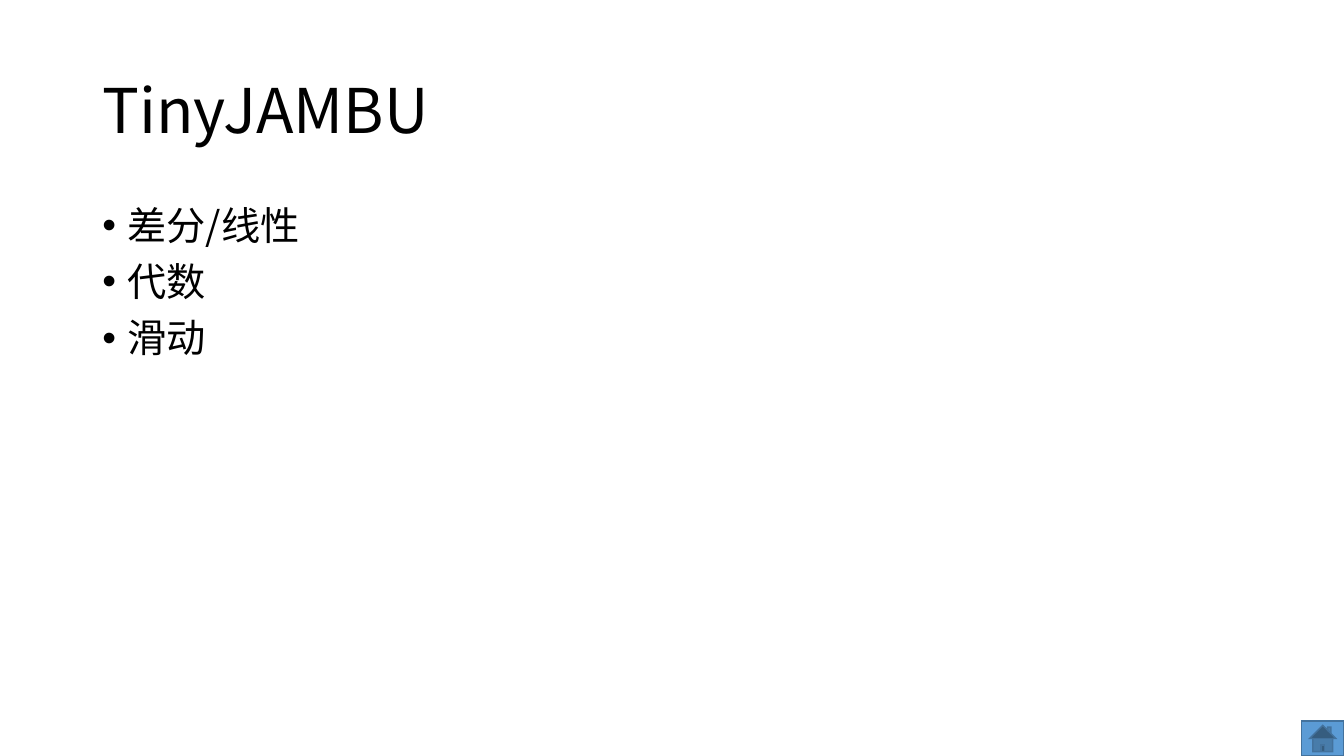
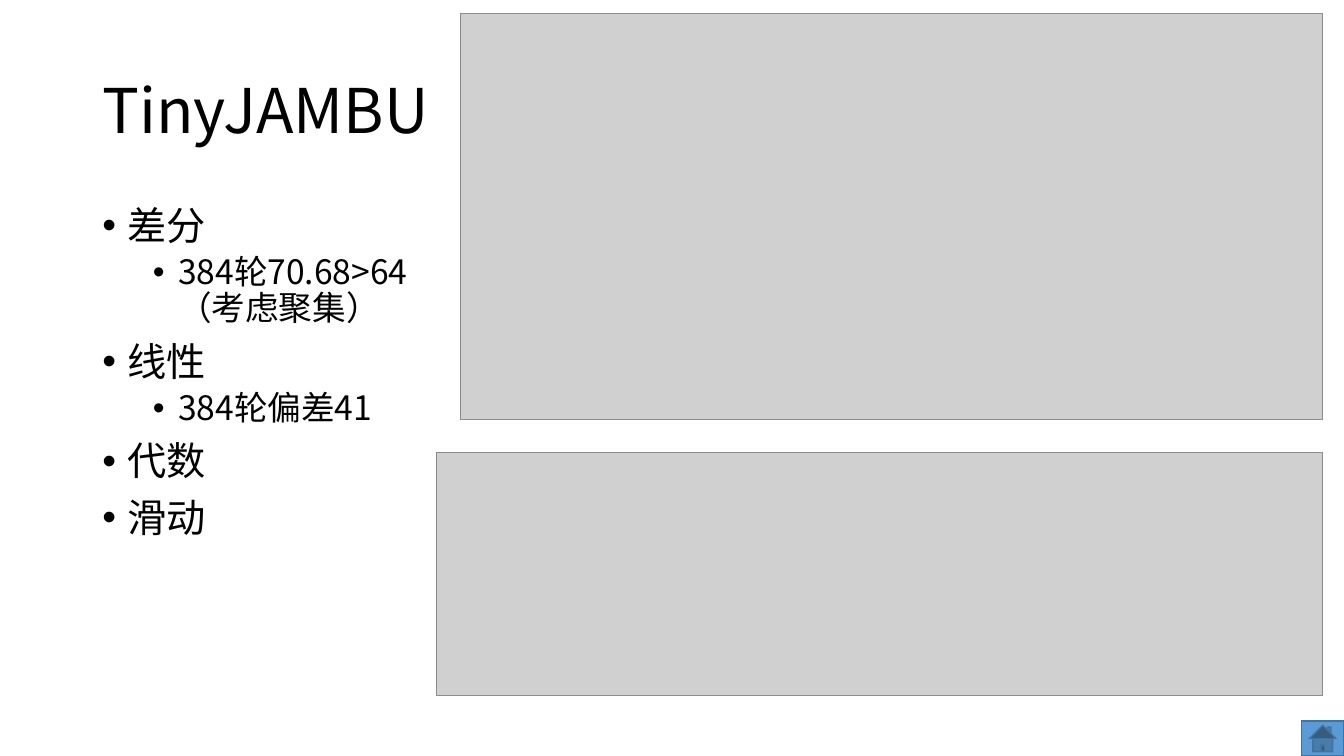
Before and after one commit to dtykira/LWC_finalists, a slide deck: slide 51 of round3.pptx (slide 44 before the commit). Drawn at 1344x756 pixels with LibreOffice and Linux fonts; fonts in the diff are those of the drawing; grey boxes stand for pictures. Boxes give left, top, right and bottom in pixels: in the first picture for what was removed or moved away, otherwise in the second. Text is boxed around its words. In the diff, an @@ line names an element or a change of style, - is before the commit and + after.

```diff
--- a/round3.pptx
+++ b/round3.pptx
@@ picture added at box(461, 13, 1323, 419) @@
@@ text at box(128, 207, 407, 423): text changed; size 28 to 24 pt @@
-• 差分/线性
+• 差分
+  • 384轮70.68>64（考虑聚集）
+• 线性
+  • 384轮偏差41
@@ picture added at box(437, 453, 1323, 697) @@
```
Also in this commit, not shown: 10 other slides changed, 8 slides added, 1 slide removed, 6 other files.
